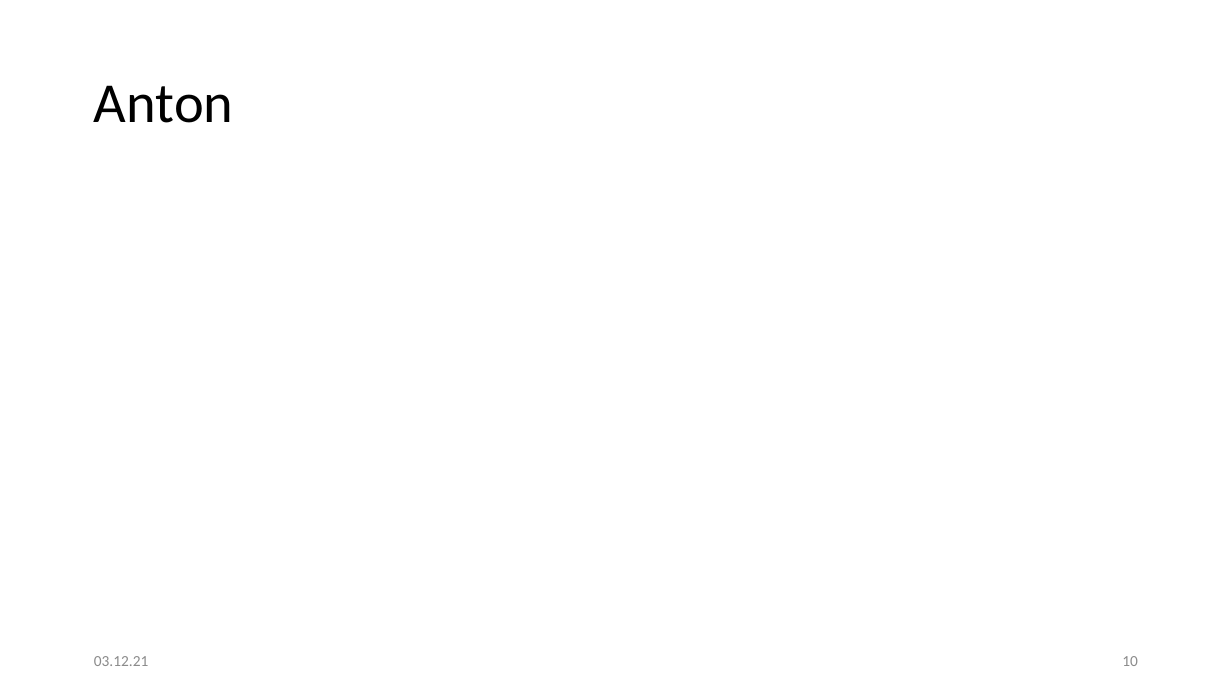
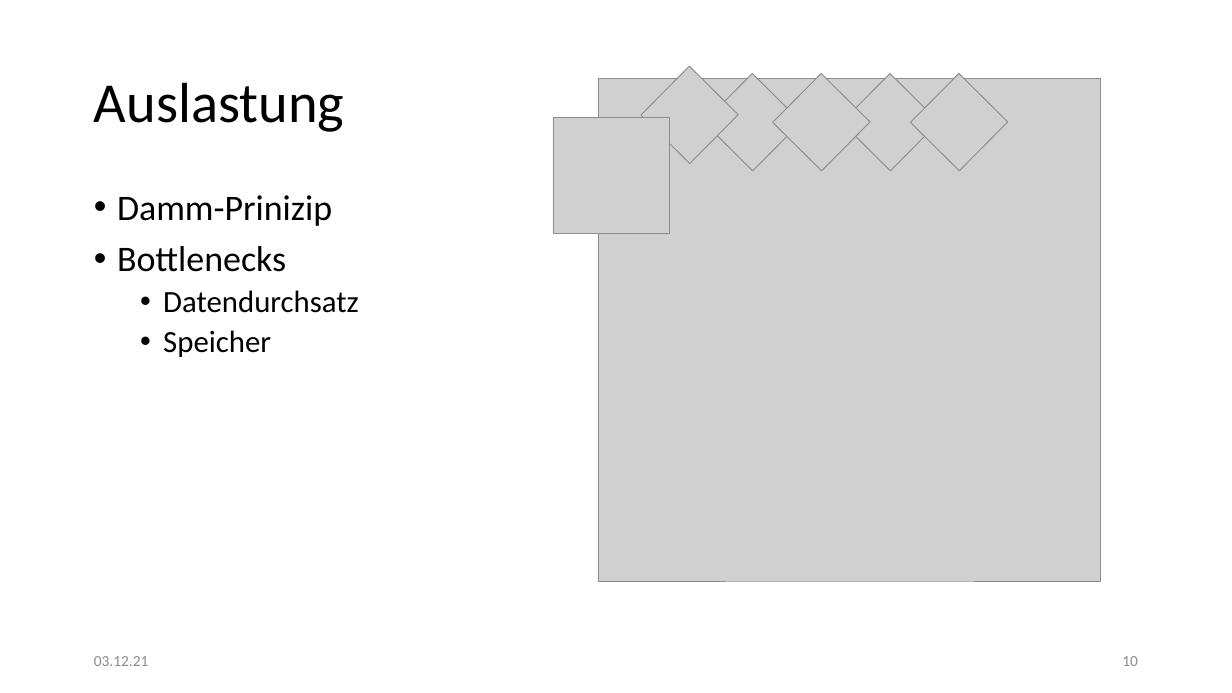
Before and after one commit to kittyahy/PSEAppGruppe2, a slide deck: slide 10 of Praesentationen/01-Definitionsphase/Präsentation.pptx. Drawn at 1232x693 pixels with LibreOffice and Linux fonts; fonts in the diff are those of the drawing; grey boxes stand for pictures. Boxes give left, top, right and bottom in pixels: in the first picture for what was removed or moved away, otherwise in the second. Text is boxed around its words. In the diff, an @@ line names an element or a change of style, - is before the commit and + after.

Commit message:
Antons Teil der Praesentation

```diff
--- a/Praesentationen/01-Definitionsphase/Präsentation.pptx
+++ b/Praesentationen/01-Definitionsphase/Präsentation.pptx
@@ title at (94,82,345,132): text changed @@
-Anton
+Auslastung
@@ picture added at (599,79,1102,581) @@
@@ picture added at (641,66,739,164) @@
@@ picture added at (704,73,802,171) @@
@@ picture added at (773,73,871,171) @@
@@ picture added at (841,73,940,171) @@
@@ picture added at (911,73,1009,171) @@
@@ picture added at (553,117,669,234) @@
@@ text added at (117,195,359,357), 28 pt, text #000000 @@
+• Damm-Prinizip
+• Bottlenecks
+  • Datendurchsatz
+  • Speicher
```
Also in this commit, not shown: 5 other slides changed, 2 slides added.
